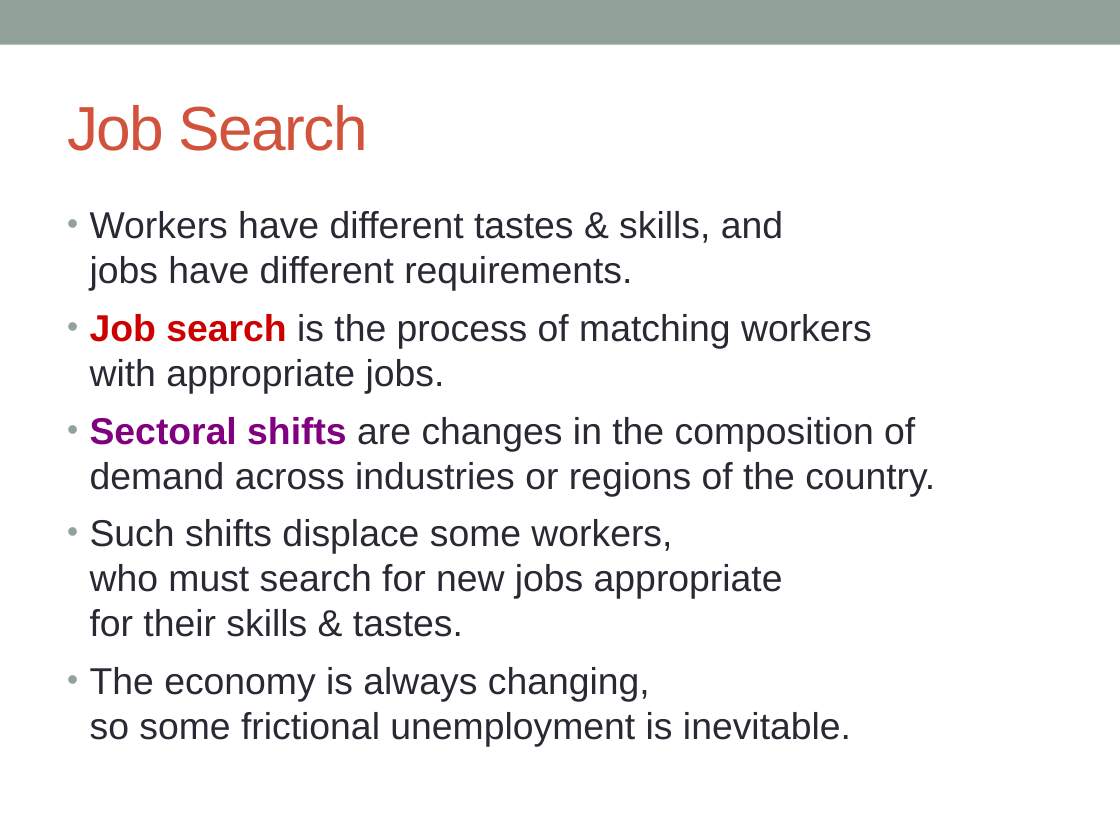
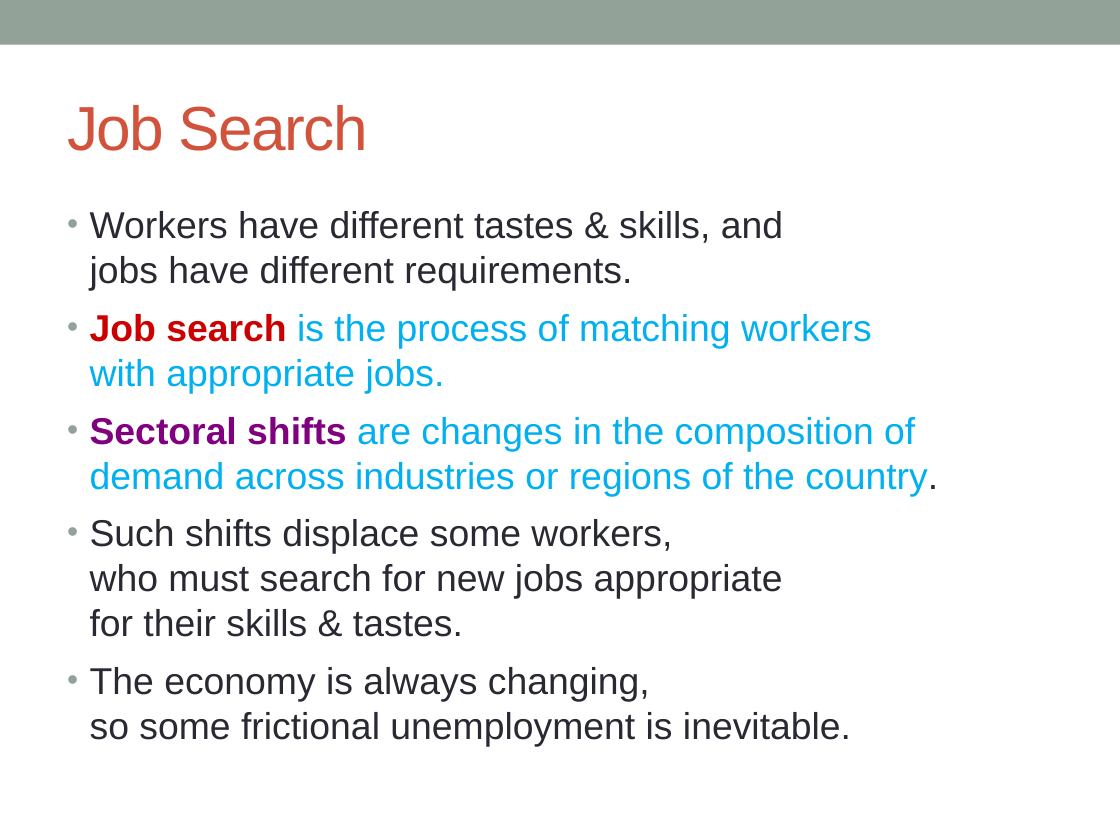
Before and after one commit to AbdullahRFA/3-1_All_Resources, a slide deck: slide 12 of Economics(CSE-301)/tutorial 3/Unemployment_peco.pptx. Drawn at 1120x840 pixels with LibreOffice and Linux fonts; fonts in the diff are those of the drawing; background and template pictures are left out. Boxes give left, top, right and bottom in pixels: in the first picture for what was removed or moved away, otherwise in the second. Text is boxed around its words. In the diff, an @@ line names an element or a change of style, - is before the commit and + after.

```diff
--- a/Economics(CSE-301)/tutorial 3/Unemployment_peco.pptx
+++ b/Economics(CSE-301)/tutorial 3/Unemployment_peco.pptx
@@ text at (x1=90, y1=314, x2=938, y2=496): text colour #292934 to #00B0F0 in "is the process of matching workers with ...", "are changes in the composition of demand ..." @@
```
Also in this commit, not shown: 4 other slides changed, 41 other files.
